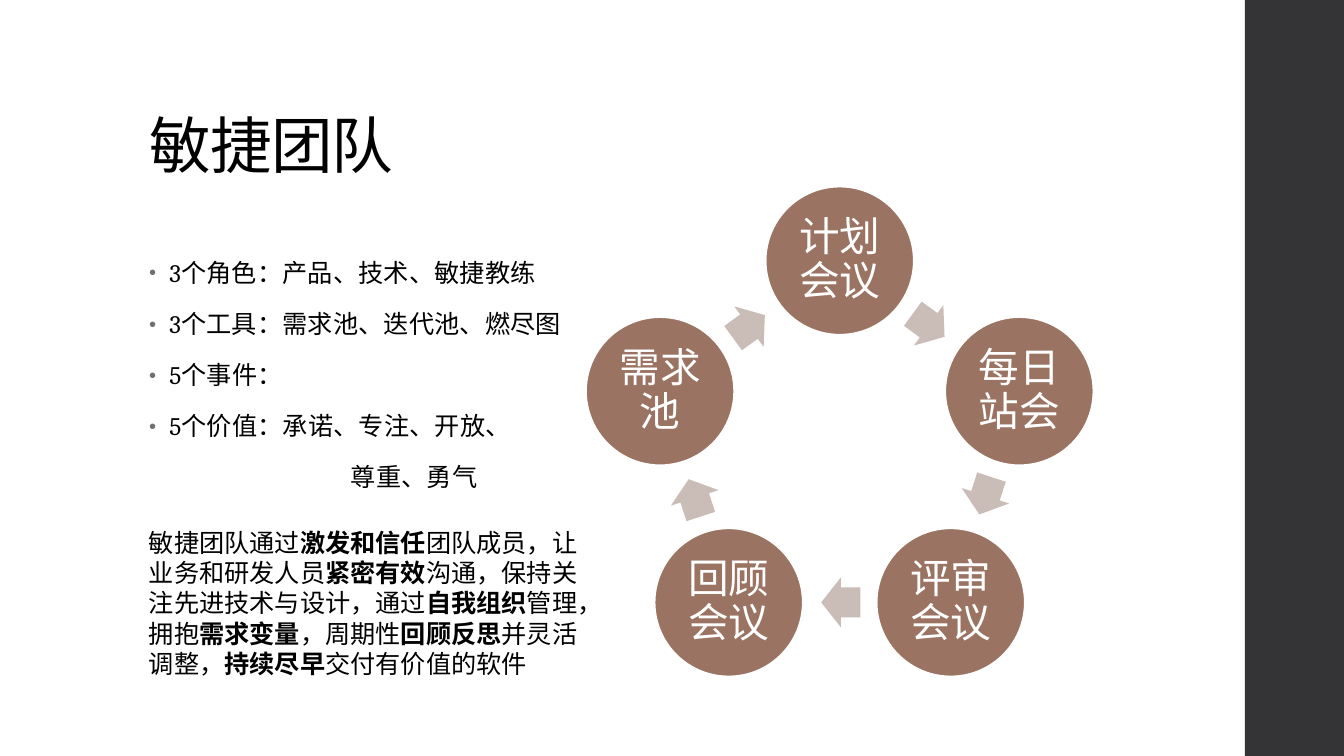
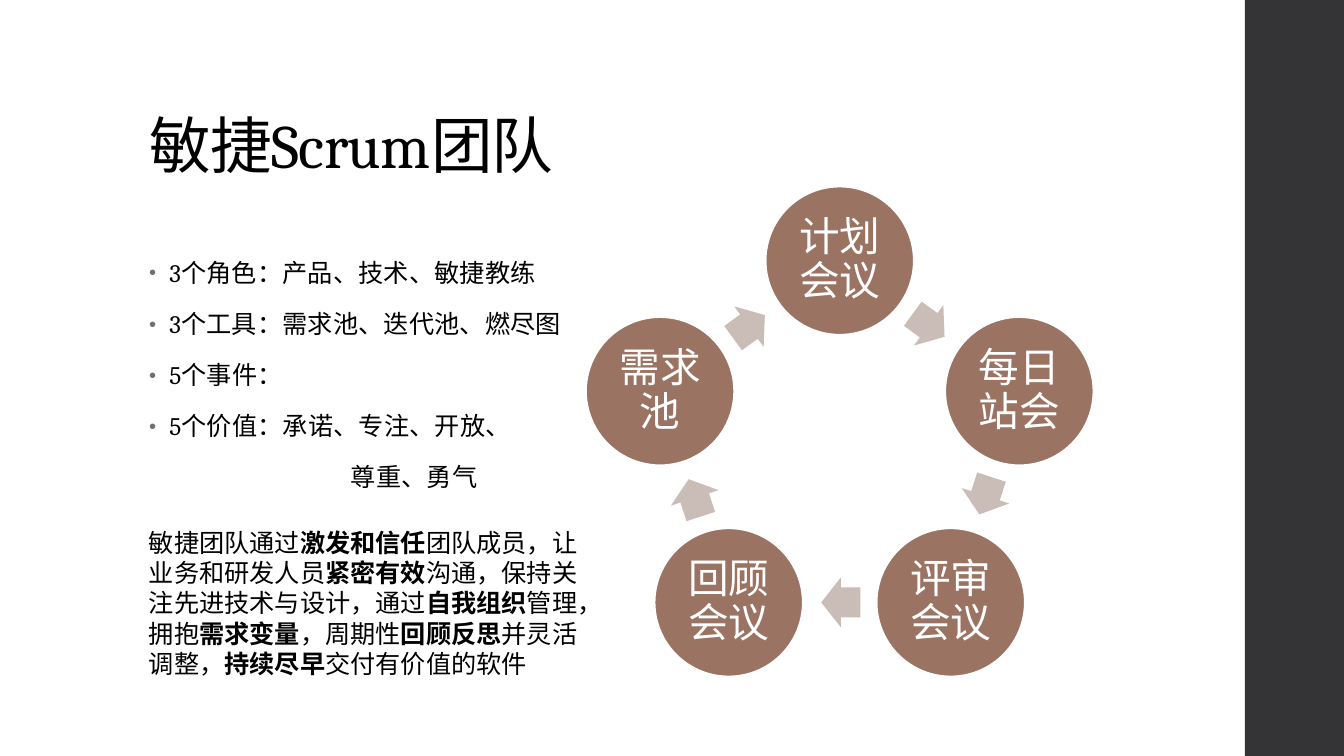
Before and after one commit to LeeRenbo/learn-xmind, a slide deck: slide 4 of 互联网思维落地.pptx (slide 5 before the commit). Drawn at 1344x756 pixels with LibreOffice and Linux fonts; fonts in the diff are those of the drawing. Boxes give left, top, right and bottom in pixels: in the first picture for what was removed or moved away, otherwise in the second. Text is boxed around its words. In the diff, an @@ line names an element or a change of style, - is before the commit and + after.

```diff
--- a/互联网思维落地.pptx
+++ b/互联网思维落地.pptx
@@ title at (149, 116, 553, 173): text changed @@
-敏捷团队
+敏捷Scrum团队
```
Also in this commit, not shown: 5 other slides changed, 5 slides added, 3 slides removed.
